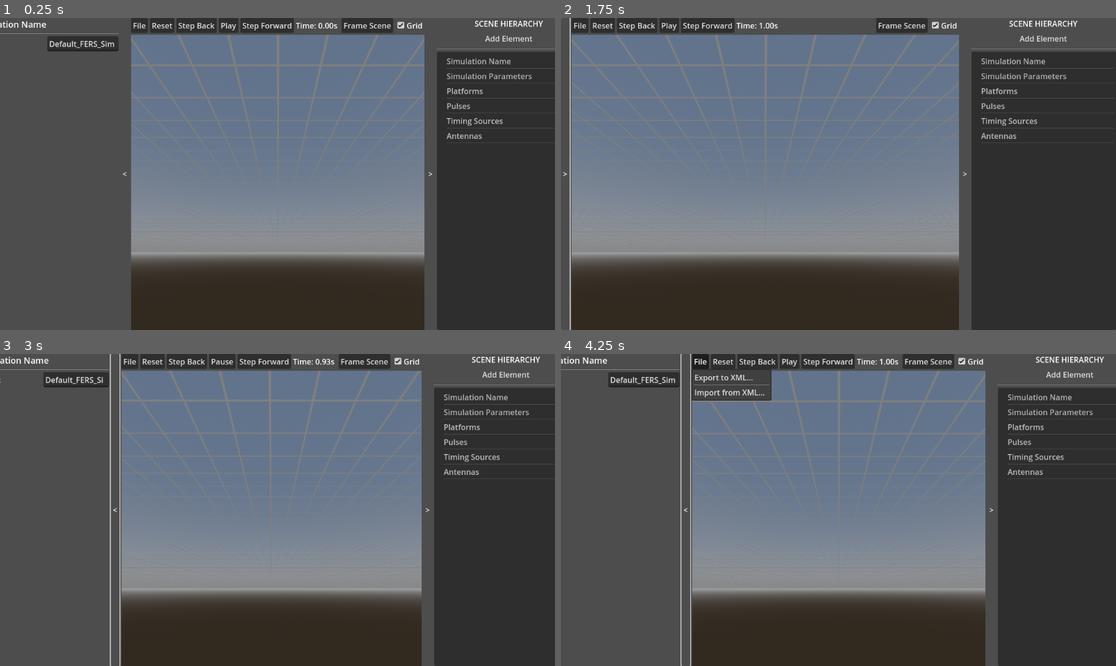
Above: before the commit, frames 1-4 (two rows, left to right).
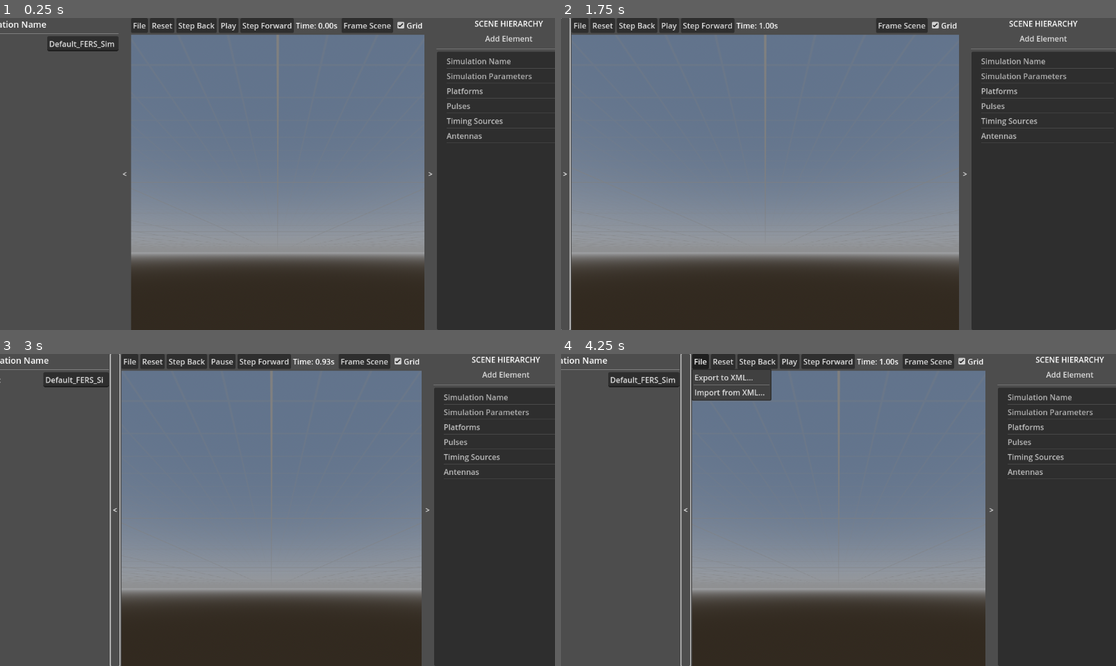
Above: after the commit, the same moments.

Repository: the-user-created/FERS_UI
Game: Godot game, scene res://scenes/main.tscn
Same seed, same stepped clock (60 frames per second), same inputs: the game is played once before the commit and once after it.
Inputs:
- Up to frame 1 (0.25 s): no input
- Up to frame 2 (1.75 s): click "Play" at 0.5 s; click "<" at 1.25 s
- Up to frame 3 (3 s): click "Play" at 2 s; click ">" at 2.75 s
- Up to frame 4 (4.25 s): click "File" at 3.5 s

The runs differ from the first frame. In frame 2, less than 0.1% of the frame differs, in the area x 10-46%, y 5-22%; in frame 3, 0.4%, in the area x 21-76%, y 5-38%; in frame 4, less than 0.1%.

Commit message:
feat: enhance grid shader with ray-plane intersection and dynamic grid drawing

Diff:
--- a/assets/shaders/grid_shader.gdshader
+++ b/assets/shaders/grid_shader.gdshader
@@ -1,34 +1,47 @@
 shader_type spatial;
-// Unshaded so it's not affected by lighting.
-// Cull disabled so it's visible from below.
-// Blend mix so alpha channel is used for transparency.
 render_mode unshaded, cull_disabled, blend_mix;
 
+// Visual properties
 uniform vec4 major_color : source_color = vec4(0.5, 0.5, 0.5, 1.0);
 uniform vec4 minor_color : source_color = vec4(0.5, 0.5, 0.5, 0.5);
+uniform float line_width : hint_range(0.0, 0.2) = 0.05;
+
+// Grid Spacing & LOD
 uniform float major_grid_spacing = 10.0;
 uniform float minor_grid_spacing = 1.0;
-uniform float line_width = 0.05;
 uniform float fade_factor = 1.0;
 
-varying vec3 world_position;
+// Conceptual Grid Plane
+uniform vec3 grid_plane_normal = vec3(0.0, 1.0, 0.0);
+uniform float grid_plane_offset = 0.0;
+
+// Varying to pass data from vertex to fragment shader
+varying vec3 world_space_direction;
 
 void vertex() {
-	world_position = (MODEL_MATRIX * vec4(VERTEX, 1.0)).xyz;
+	// 1. Make the quad cover the entire screen by setting its position in clip space.
+	// We use the raw VERTEX coordinates which are (-1,-1) to (1,1) for a 2x2 QuadMesh.
+	// We set z to 1.0 for the near plane in Godot's reversed-Z buffer.
+	POSITION = vec4(VERTEX.xy, 1.0, 1.0);
+
+	// 2. Calculate the direction vector from the camera to the vertex in world space.
+	// Unproject the vertex from clip space to world space. We project onto the far plane.
+	// For reversed-Z, the far plane is at z=0 in clip space.
+	vec4 world_pos_far = INV_VIEW_MATRIX * INV_PROJECTION_MATRIX * vec4(VERTEX.xy, 0.0, 1.0);
+	world_pos_far.xyz /= world_pos_far.w;
+
+	// 3. The direction is the vector from the camera's position to this unprojected point.
+	// This vector will be interpolated for each pixel in the fragment shader.
+	world_space_direction = world_pos_far.xyz - CAMERA_POSITION_WORLD;
 }
 
 // Helper function to draw a smooth, anti-aliased grid line.
 float get_line_alpha(float coord, float spacing) {
 	// Calculate the width of a pixel in world space for this coordinate.
-	// This is the key to anti-aliasing.
 	float pixel_width = fwidth(coord);
-
 	// Calculate the distance to the nearest grid line.
 	float dist_to_line = min(mod(coord, spacing), spacing - mod(coord, spacing));
-
-	// Use smoothstep to create a soft edge. The transition from line to empty space
-	// will happen over the width of one pixel.
-	// This creates a smooth, anti-aliased line instead of a hard, aliased one.
+	// Use smoothstep to create a soft edge over the width of one pixel.
 	return 1.0 - smoothstep(
 		(line_width / 2.0) - pixel_width,
 		(line_width / 2.0) + pixel_width,
@@ -37,6 +50,29 @@
 }
 
 void fragment() {
+	// The direction from the vertex shader is interpolated for each fragment.
+	// We need to normalize it to get a unit direction vector for the ray.
+	vec3 ray_dir = normalize(world_space_direction);
+
+	// --- Ray-Plane Intersection ---
+	// Discard pixels where the ray is parallel to the plane to avoid division by zero.
+	float denominator = dot(ray_dir, grid_plane_normal);
+	if (abs(denominator) < 0.0001) {
+		discard;
+	}
+
+	// Calculate distance 't' along the ray to the intersection point.
+	float t = (grid_plane_offset - dot(CAMERA_POSITION_WORLD, grid_plane_normal)) / denominator;
+
+	// Discard pixels where the intersection is behind the camera.
+	if (t < 0.0) {
+		discard;
+	}
+
+	// Calculate the world-space position of the intersection.
+	vec3 world_position = CAMERA_POSITION_WORLD + ray_dir * t;
+
+	// --- Grid Drawing Logic (reused from previous phase) ---
 	// Calculate alpha values for major and minor lines using our anti-aliasing function.
 	float major_alpha = max(get_line_alpha(world_position.x, major_grid_spacing), get_line_alpha(world_position.z, major_grid_spacing));
 	float minor_alpha = max(get_line_alpha(world_position.x, minor_grid_spacing), get_line_alpha(world_position.z, minor_grid_spacing));
@@ -45,7 +81,8 @@
 	minor_alpha *= fade_factor;
 
 	// Combine the colors. Start with the minor lines, then blend the major lines on top.
-	vec4 final_color = mix(vec4(minor_color.rgb, minor_alpha), major_color, major_alpha);
+	// We use the alpha from the minor_color uniform.
+	vec4 final_color = mix(vec4(minor_color.rgb, minor_alpha * minor_color.a), major_color, major_alpha);
 
 	// If the final alpha is very low, discard the pixel for a small performance boost.
 	if (final_color.a < 0.01) {
--- a/scripts/views/world_3d_view.gd
+++ b/scripts/views/world_3d_view.gd
@@ -678,13 +678,15 @@
 
 	# Create the Grid Plane Geometry
 	var plane_mesh := QuadMesh.new()
-	# The QuadMesh is on the XY plane by default. We rotate it to lie on the XZ plane.
-	grid_mesh_instance.rotation_degrees = Vector3(-90, 0, 0)
-
-	# Make it large enough to cover the camera's view, even when zoomed out.
-	var plane_size := camera.far * 2.0
-	plane_mesh.size = Vector2(plane_size, plane_size)
+	# The QuadMesh is on the XY plane by default. For a full-screen shader pass,
+	# we only need a simple 2x2 quad, as the vertex shader will handle stretching
+	# it to cover the screen. This gives vertex coordinates from -1 to 1.
+	plane_mesh.size = Vector2(2, 2)
 	grid_mesh_instance.mesh = plane_mesh
+
+	# The rotation is no longer needed as the vertex shader now directly
+	# controls the quad's screen position and the grid is conceptually infinite.
+	grid_mesh_instance.rotation_degrees = Vector3.ZERO
 
 	# Create and apply shader material
 	var grid_shader := load("res://assets/shaders/grid_shader.gdshader")
